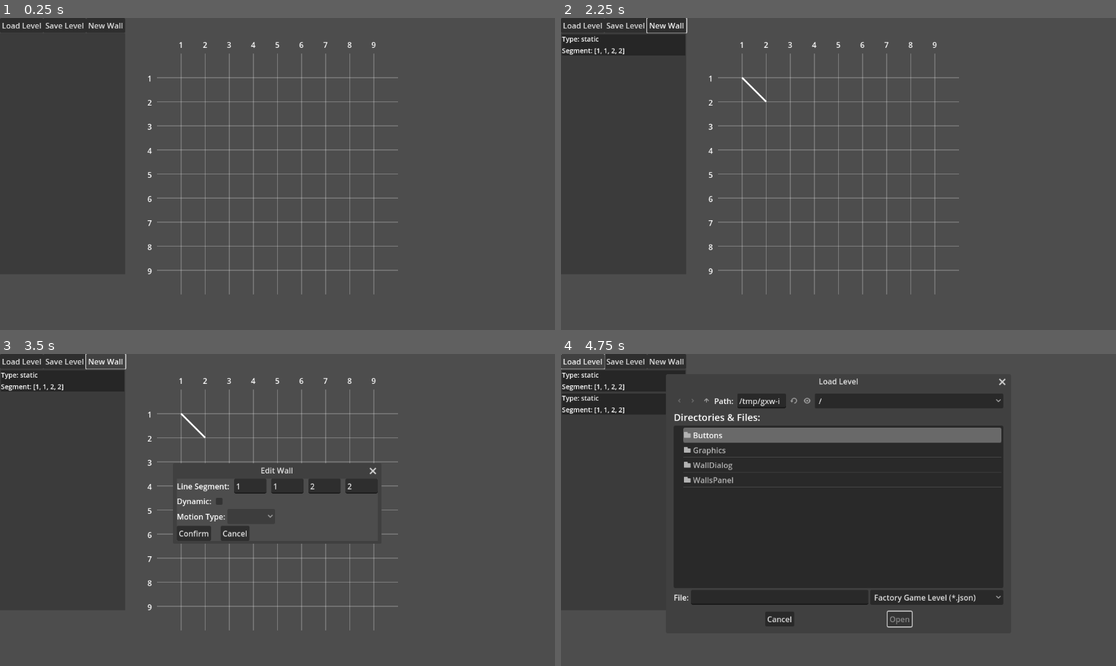
Above: before the commit, frames 1-4 (two rows, left to right).
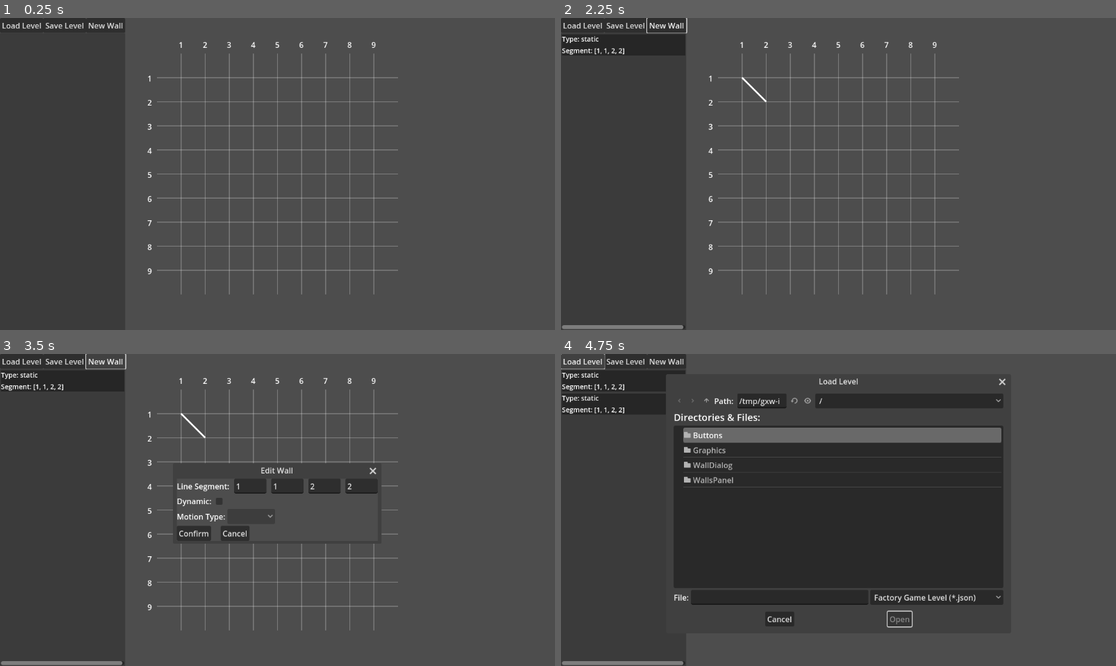
Above: after the commit, the same moments.

Repository: 7Limes/factory-minigame-editor
Game: Godot game, scene res://root.tscn
Two runs of this game, one before a commit and one after it. Both use one fixed random seed, a clock stepped at 60 frames per second and the inputs below.
Inputs:
- Up to frame 1 (0.25 s): no input
- Up to frame 2 (2.25 s): click "New Wall" at 0.5 s; click "New Wall" at 1.25 s; click "Confirm" at 2 s
- Up to frame 3 (3.5 s): click "New Wall" at 2.75 s
- Up to frame 4 (4.75 s): click "Confirm" at 3.5 s; click "Load Level" at 4.25 s

The runs differ from the first frame. In frame 2, 0.3% of the frame differs, in the area x 0-23%, y 98-100%; in frame 3, 0.3%; in frame 4, 0.3%, in the area x 0-48%, y 14-100%.

Commit message:
Add scrolling to wall panel

Diff:
--- a/WallsPanel/walls_panel.gd
+++ b/WallsPanel/walls_panel.gd
@@ -1,9 +1,10 @@
 extends BoxContainer
 
 
-@onready var root = $"../.."
-@onready var wall_drawer = $"../../WallDrawer"
-@onready var wall_dialog = $"../../WallDialog"
+@onready var root = $"../../.."
+@onready var wall_drawer = $"../../../WallDrawer"
+@onready var wall_dialog = $"../../../WallDialog"
+@onready var panel_node = $"../.."
 
 
 const WALL_CONTAINER_COLOR = Color(0.15, 0.15, 0.15)
@@ -17,6 +18,10 @@
 	'oscillate',
 	'rotate'
 ]
+
+
+func _process(delta: float) -> void:
+	panel_node.size.y = get_viewport_rect().size.y-32
 
 
 func new_label(text: String) -> Label:
@@ -40,6 +45,7 @@
 	var container = WallContainer.new()
 	container.all_walls_index = index
 	container.vertical = true
+	container.custom_minimum_size = Vector2(panel_node.size.x, 0)
 
 	var type_label = new_label('Type: static' if wall_data.type == 0 else 'Type: dynamic')
 	container.add_child(type_label)
--- a/root.gd
+++ b/root.gd
@@ -2,7 +2,7 @@
 
 
 @onready var wall_drawer = $WallDrawer
-@onready var wall_container_box = $WallsPanel/WallContainerBox
+@onready var wall_container_box = $WallsPanel/ScrollContainer/WallContainerBox
 
 # Whether the user is creating a new wall, or modifying an existing one
 enum WallEditType {
--- a/root.tscn
+++ b/root.tscn
@@ -60,7 +60,10 @@
 offset_bottom = 532.0
 theme_override_styles/panel = SubResource("StyleBoxFlat_sx7q6")
 
-[node name="WallContainerBox" type="BoxContainer" parent="WallsPanel"]
+[node name="ScrollContainer" type="ScrollContainer" parent="WallsPanel"]
+layout_mode = 2
+
+[node name="WallContainerBox" type="BoxContainer" parent="WallsPanel/ScrollContainer"]
 layout_mode = 2
 vertical = true
 script = ExtResource("3_10dl3")
